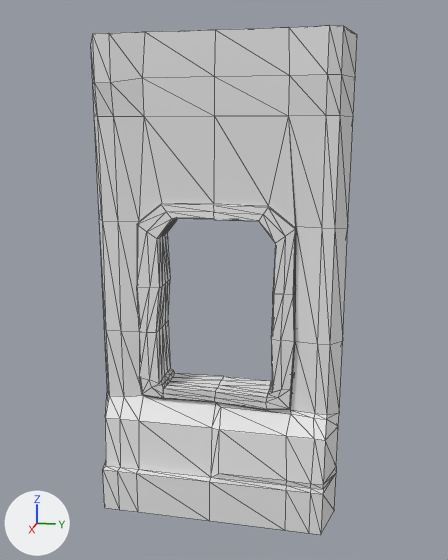
What one commit did to the glTF model client/assets/models/buildings/sections/wall_2_window_stone.glb.
One viewpoint serves both versions: a 50 mm camera at (5.22, 1.11, 3.26) aimed at (-0.02, 0.06, 1.95). Lighting does not change. The marker at lower left points along +X, +Y and +Z. Mesh edges are drawn as thin lines. Vertices at the same position are counted once.

Before the edit, the objects in view are built like this:
```python
me_grid_030 = bpy.data.meshes.new('Grid.030')
me_grid_030.from_pydata(...)  # 369 vertices, 712 faces; spans x -0.39..0.39, y -1.08..1.11, z -0.21..4.01
# before: 38 (0.16, -0.49, 2.33) at pixel (156, 238), 108 (-0.16, -0.49, 2.33) at pixel (167, 232), 178 (0.0, -0.49, 2.32) at pixel (162, 236), 230 (-0.08, -0.49, 2.33) at pixel (164, 234), 252 (-0.15, -0.58, 2.39)
# before: 253 (-0.16, -0.35, 2.51), 265 (0.0, -0.35, 2.5), 291 (0.08, -0.49, 2.33) at pixel (159, 237), 316 (-0.15, -0.4, 2.57), 317 (0.08, -0.35, 2.5) at pixel (174, 218)
# before: 321 (0.15, -0.58, 2.39) at pixel (146, 231), 324 (0.16, -0.35, 2.51) at pixel (171, 218), 337 (0.15, -0.4, 2.57) at pixel (166, 211), 368 (-0.08, -0.35, 2.5)
# before: 157 (-0.16, 0.53, 2.33), 164 (0.16, 0.53, 2.33) at pixel (275, 243), 176 (0.0, 0.53, 2.32), 194 (-0.16, 0.39, 2.51), 197 (-0.15, 0.61, 2.39)
# before: 229 (0.0, 0.39, 2.5), 232 (-0.08, 0.53, 2.33), 244 (0.16, 0.39, 2.51) at pixel (258, 221), 251 (0.15, 0.61, 2.39) at pixel (285, 236), 292 (0.08, 0.53, 2.33)
# before: 294 (-0.08, 0.39, 2.5), 296 (-0.15, 0.42, 2.57), 351 (0.15, 0.42, 2.57) at pixel (263, 214), 354 (0.08, 0.39, 2.5) at pixel (259, 220)
ob_wall_2_window_stone_002 = bpy.data.objects.new('wall_2_window_stone.002', me_grid_030)
ob_wall_2_window_stone_002.location = (0.0, 0.0, 0.0)
```
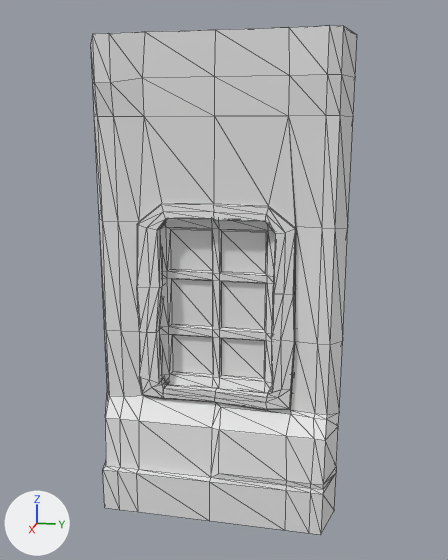
Changed parts and their boxes (x1, y1, x2, y2) in the pictures (448 x 560 px; the box of a moved part takes in the faces that stretch with it):
```json
{"part": 1, "of": "me_grid_030", "change": "added", "after": [161, 219, 275, 392]}
{"part": 2, "of": "me_grid_030", "change": "moved or reshaped", "before": [137, 205, 214, 288], "after": [137, 205, 214, 288]}
{"part": 3, "of": "me_grid_030", "change": "moved or reshaped", "before": [213, 205, 296, 294], "after": [213, 205, 296, 294]}
```

Scene script edits in JSON lines:
```json
{"block": "me_grid_030", "where": "# used by ob_wall_2_window_stone_002; location = (0.0, 0.0, 0.0)"}
{"block": "me_grid_030", "where": "# verts and faces of me_grid_030; kept vertices keep their numbers, new ones are numbered from 369"}
{"op": "remove", "block": "me_grid_030", "code": "me_grid_030.from_pydata(...)  # 369 vertices, 712 faces; spans x -0.39..0.39, y -1.08..1.11, z -0.21..4.01"}
{"op": "add", "block": "me_grid_030", "code": "me_grid_030.from_pydata(...)  # 513 vertices, 948 faces; spans x -0.39..0.39, y -1.08..1.11, z -0.21..4.01"}
{"block": "me_grid_030", "change": "me_grid_030 part 1: a new loose piece of 72 vertices spanning x -0.01..0.06, y -0.52..0.52, z 0.94..2.52"}
{"block": "me_grid_030", "change": "me_grid_030 part 2"}
{"op": "add", "block": "me_grid_030", "code": "for i in [38, 108, 178, 230, 291]: verts[i] += (0.0, 0.0, 0.07)"}
{"op": "add", "block": "me_grid_030", "code": "for i in [253, 265, 317, 324, 368]: verts[i] += (0.0, -0.06, 0.0)"}
{"op": "add", "block": "me_grid_030", "code": "verts[252] = (-0.15, -0.58, 2.42)  # moved"}
{"op": "add", "block": "me_grid_030", "code": "verts[321] = (0.15, -0.58, 2.42)  # moved, pixel (146, 227)"}
{"op": "add", "block": "me_grid_030", "code": "verts[316] = (-0.15, -0.43, 2.57)  # moved"}
{"op": "add", "block": "me_grid_030", "code": "verts[337] = (0.15, -0.43, 2.57)  # moved, pixel (163, 211)"}
{"block": "me_grid_030", "change": "me_grid_030 part 3"}
{"op": "add", "block": "me_grid_030", "code": "for i in [157, 164, 176]: verts[i] += (0.0, 0.0, 0.08)"}
{"op": "add", "block": "me_grid_030", "code": "for i in [194, 229, 244, 294, 354]: verts[i] += (0.0, 0.05, 0.0)"}
{"op": "add", "block": "me_grid_030", "code": "verts[197] = (-0.15, 0.61, 2.42)  # moved"}
{"op": "add", "block": "me_grid_030", "code": "verts[251] = (0.15, 0.61, 2.42)  # moved, pixel (285, 232)"}
{"op": "add", "block": "me_grid_030", "code": "verts[232] = (-0.08, 0.53, 2.4)  # moved"}
{"op": "add", "block": "me_grid_030", "code": "verts[292] = (0.08, 0.53, 2.4)  # moved"}
{"op": "add", "block": "me_grid_030", "code": "verts[296] = (-0.15, 0.45, 2.57)  # moved"}
{"op": "add", "block": "me_grid_030", "code": "verts[351] = (0.15, 0.45, 2.57)  # moved, pixel (266, 214)"}
```
